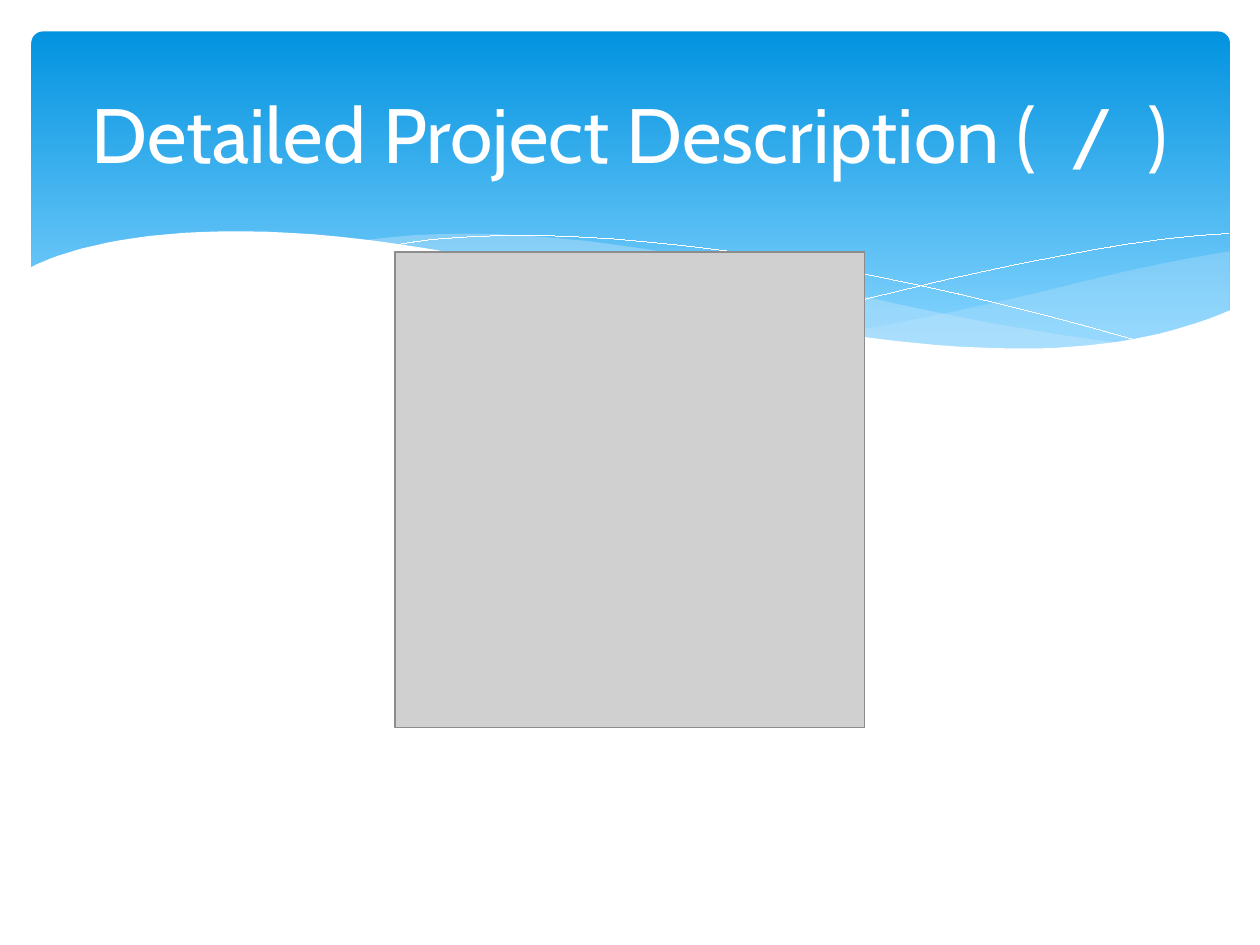
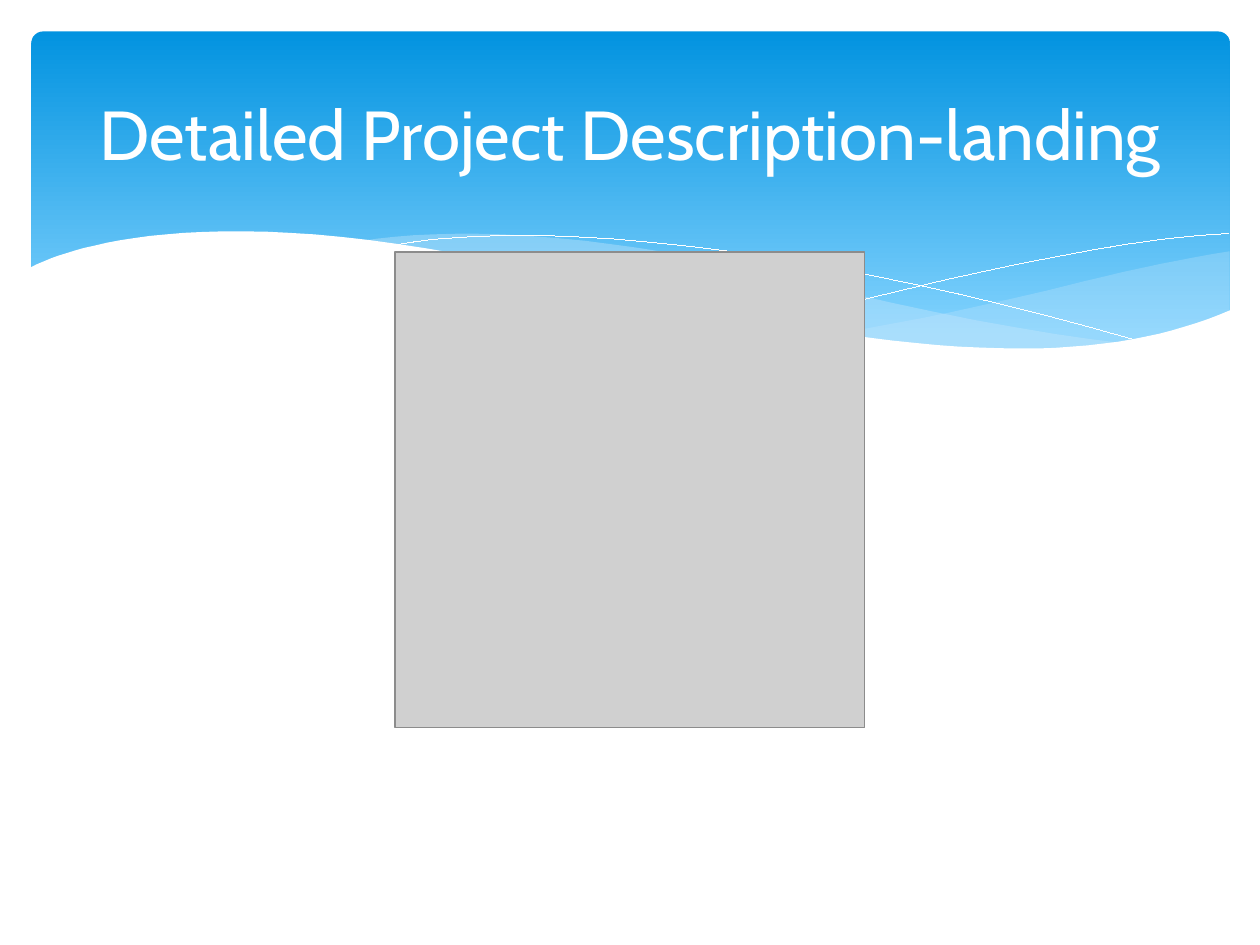
Before and after one commit to hankn01/VaccineCMSJavaSwing, a slide deck: slide 3 of team1Presentation.pptx. Drawn at 1260x945 pixels with LibreOffice and Linux fonts; fonts in the diff are those of the drawing; grey boxes stand for pictures. Boxes give left, top, right and bottom in pixels: in the first picture for what was removed or moved away, otherwise in the second. Text is boxed around its words. In the diff, an @@ line names an element or a change of style, - is before the commit and + after.

Commit message:
ppt modified

```diff
--- a/team1Presentation.pptx
+++ b/team1Presentation.pptx
@@ title at (99,108,1161,176): text changed; size 44 to 39.6 pt @@
-Detailed Project Description ( / )
+Detailed Project Description-landing
```
Also in this commit, not shown: 10 other slides changed, 2 slides added.
